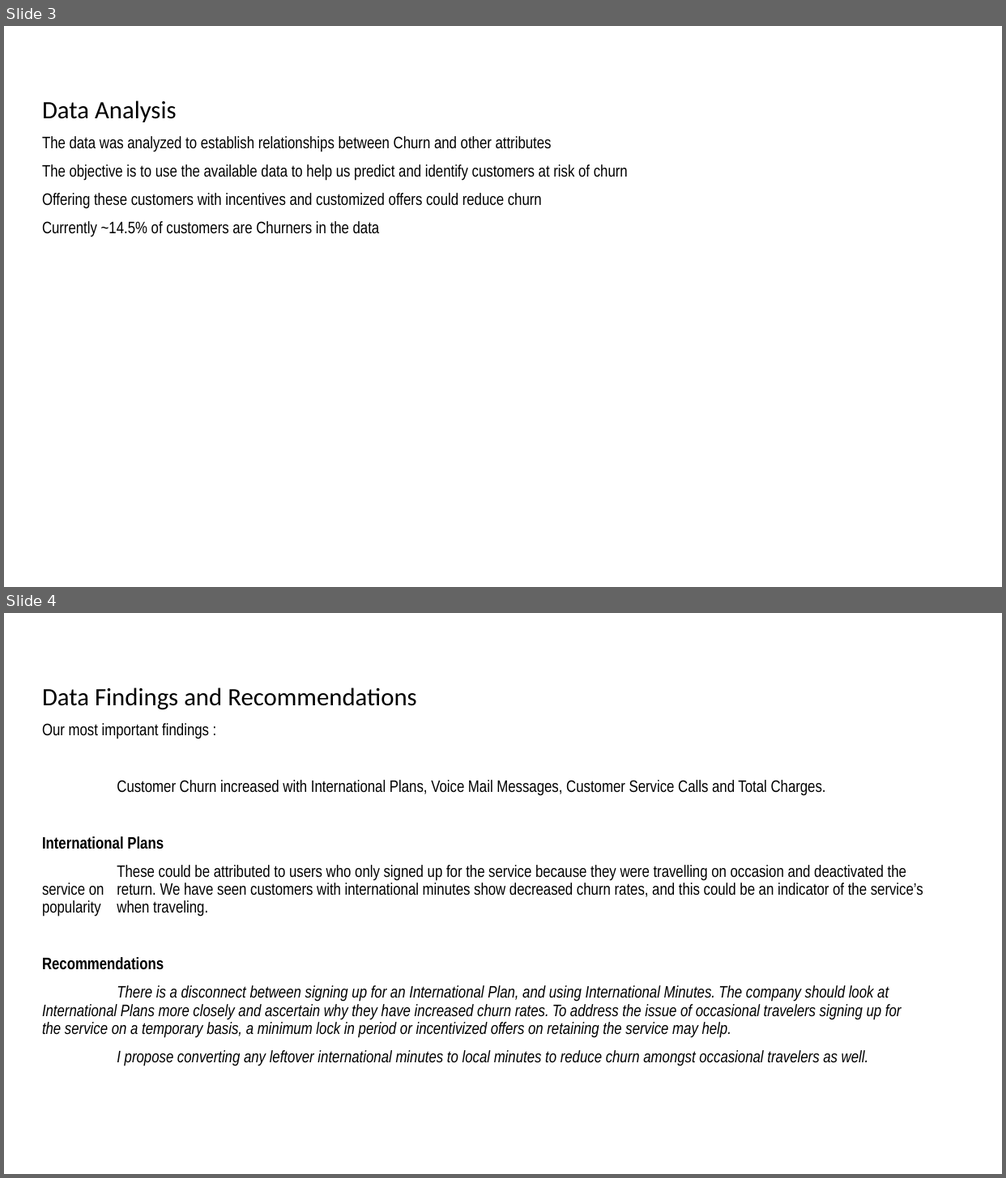
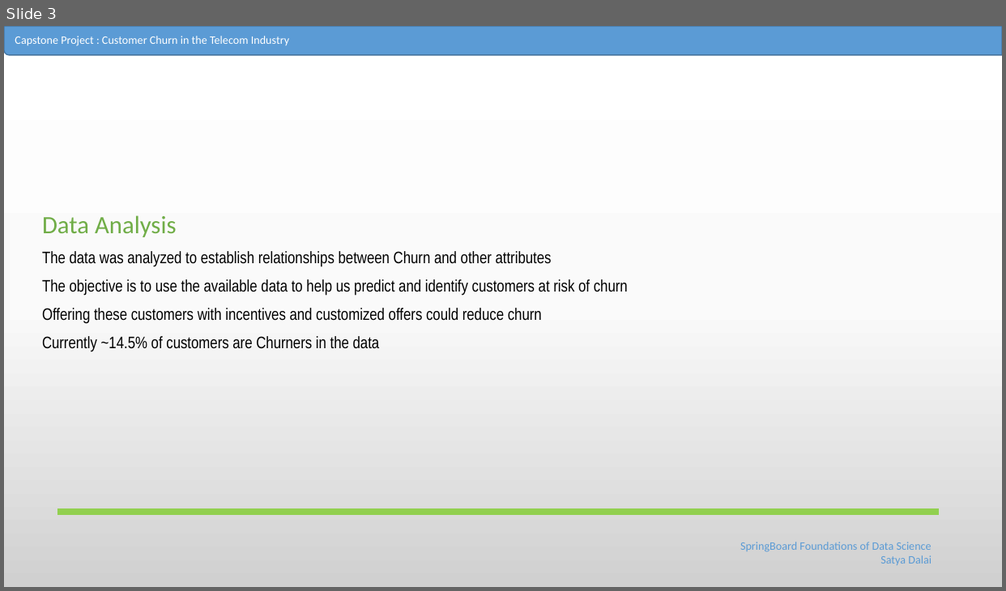
Before and after one commit to Satyad1/Capstone, a slide deck: Slides_SatyaD.pptx. Shown one above the other, each under a label of ours: slides 3 and 4 before the commit, slide 3 after it. The pictures are 1006x1178 and 1006x591 pixels, drawn with LibreOffice and Linux fonts; fonts in the diff are those of the drawing. Boxes give left, top, right and bottom in pixels: in the first picture for what was removed or moved away, otherwise in the second. Text is boxed around its words. In the diff, an @@ line names an element or a change of style, - is before the commit and + after.

```diff
--- a/Slides_SatyaD.pptx
+++ b/Slides_SatyaD.pptx
@@ slide 4 removed at box(4, 613, 1002, 1174), background #FFFFFF @@
@@ text removed at box(42, 688, 923, 1066) @@
-Data Findings and Recommendations
-Our most important findings :
-Customer Churn increased with International Plans, Voice Mail Messages, Customer Service Calls and Total Charges.
-International Plans
-These could be attributed to users who only signed up for the service because they were travelling on occasion and deactivated the service on return. We have seen customers with international minutes show decreased churn rates, and this could be an indicator of the service’s popularity when traveling.
-Recommendations
-There is a disconnect between signing up for an International Plan, and using International Minutes. The company should look at International Plans more closely and ascertain why they have increased churn rates. To address the issue of occasional travelers signing up for the service on a temporary basis, a minimum lock in period or incentivized offers on retaining the service may help.
-I propose converting any leftover international minutes to local minutes to reduce churn amongst occasional travelers as well.
@@ slide 3 changed as well @@
@@ background #FFFFFF to gradient #FFFFFF to #FBFBFB to #D1D1D1 @@
@@ round rect added at box(4, 26, 1002, 55), fill #5B9BD5, outline #43739E 1 pt @@
@@ text added at box(15, 36, 289, 46), 11 pt, text #FFFFFF @@
+Capstone Project : Customer Churn in the Telecom Industry
@@ text at box(42, 216, 177, 237): text colour #000000 to #70AD47 in "Data Analysis" @@
@@ line added from (58, 512) to (939, 512), #92D050 6 pt @@
@@ text added at box(740, 542, 931, 565), 11 pt, text #5B9BD5 @@
+SpringBoard Foundations of Data Science
+Satya Dalai
```
Also in this commit, not shown: 5 other slides changed, 7 slides added, 3 other slides removed.
